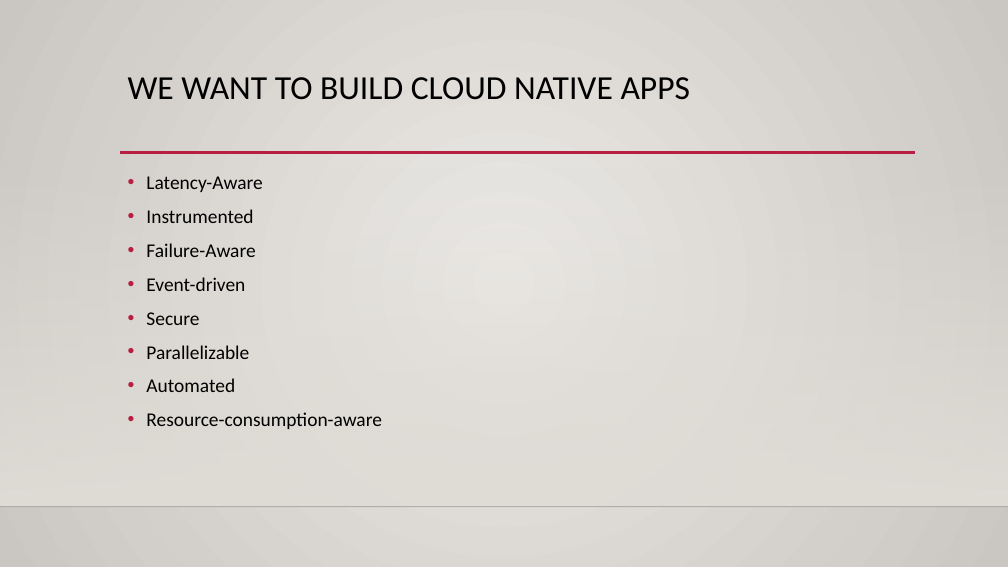
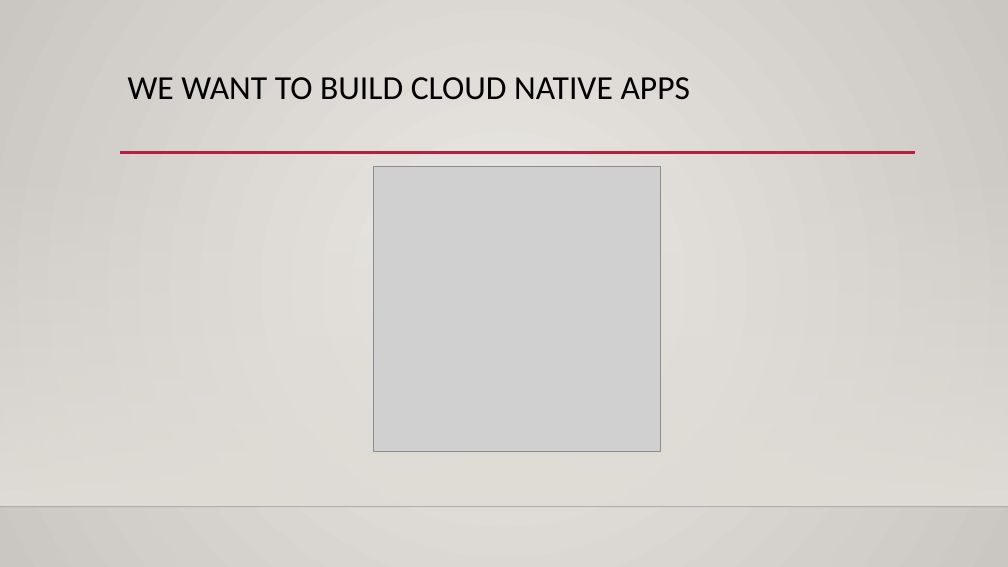
Before and after one commit to EtienneK/arch-f2f-2017-03, a slide deck: slide 3 of presentation.pptx. Drawn at 1008x567 pixels with LibreOffice and Linux fonts; fonts in the diff are those of the drawing; grey boxes stand for pictures; background and template pictures are left out. Boxes give left, top, right and bottom in pixels: in the first picture for what was removed or moved away, otherwise in the second. Text is boxed around its words. In the diff, an @@ line names an element or a change of style, - is before the commit and + after.

Commit message:
Updated Cloud Native slide

```diff
--- a/presentation.pptx
+++ b/presentation.pptx
@@ text removed at (146, 176, 381, 429) @@
-• Latency-Aware
-• Instrumented
-• Failure-Aware
-• Event-driven
-• Secure
-• Parallelizable
-• Automated
-• Resource-consumption-aware
@@ picture added at (374, 166, 661, 451) @@
```
